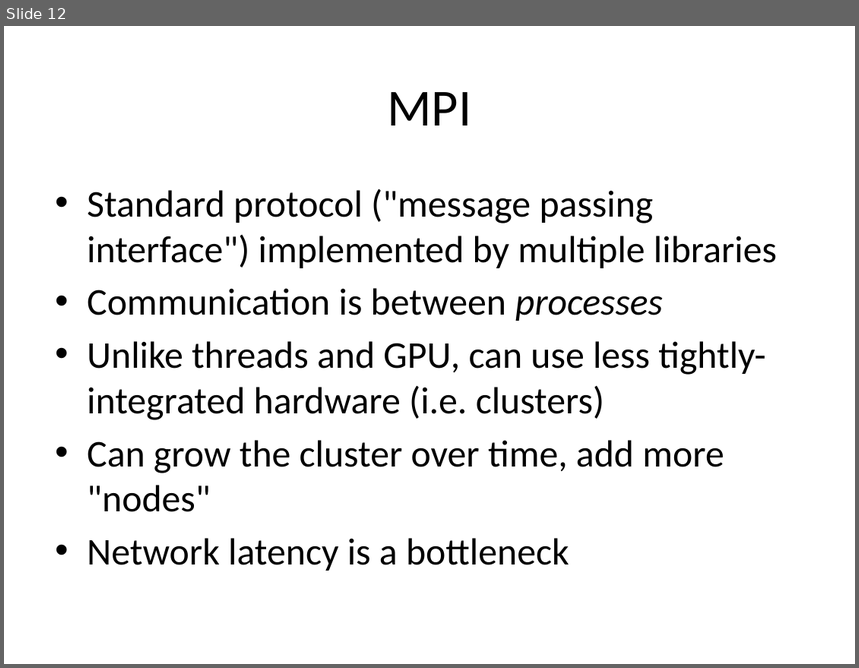
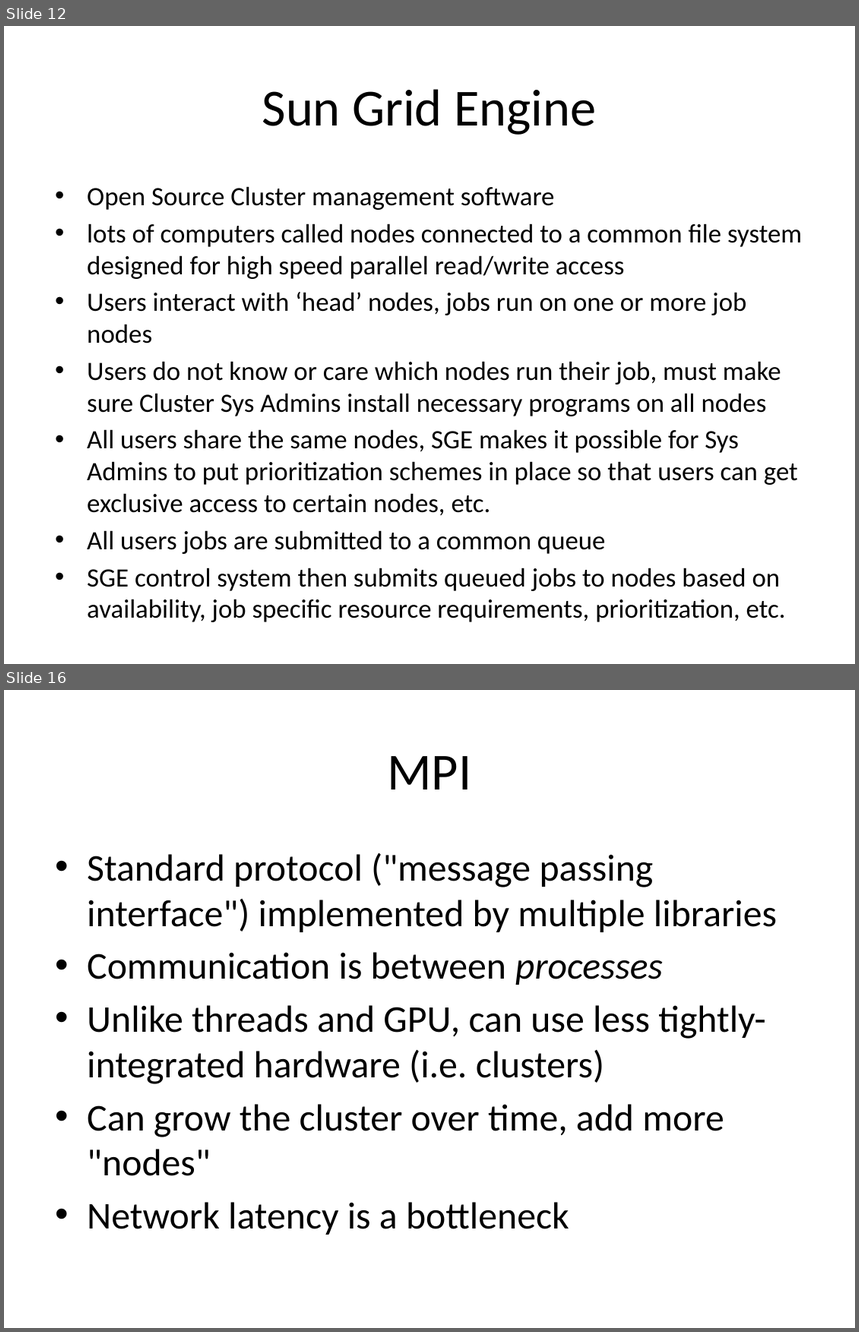
Before and after one commit to rvosa/ngs-workflows, a slide deck: doc/slides/day3/session3/Parallelization.pptx. Shown one above the other, each under a label of ours: slide 12 before the commit, slides 12 and 16 after it; the slides between them are not shown. The pictures are 859x668 and 859x1332 pixels, drawn with LibreOffice and Linux fonts; fonts in the diff are those of the drawing. Boxes give left, top, right and bottom in pixels: in the first picture for what was removed or moved away, otherwise in the second. Text is boxed around its words. In the diff, an @@ line names an element or a change of style, - is before the commit and + after.

Commit message:
added SGE slides

```diff
--- a/doc/slides/day3/session3/Parallelization.pptx
+++ b/doc/slides/day3/session3/Parallelization.pptx
@@ slide 12 added at bbox=[4, 26, 855, 664], background #FFFFFF @@
@@ title added at bbox=[262, 89, 596, 135], 44 pt, text #000000 @@
+Sun Grid Engine
@@ text added at bbox=[87, 186, 802, 591], 22.4 pt, text #000000 @@
+• Open Source Cluster management software
+• lots of computers called nodes connected to a common file system designed for high speed parallel read/write access
+• Users interact with ‘head’ nodes, jobs run on one or more job nodes
+• Users do not know or care which nodes run their job, must make sure Cluster Sys Admins install necessary programs on all nodes
+• All users share the same nodes, SGE makes it possible for Sys Admins to put prioritization schemes in place so that users can get exclusive access to certain nodes, etc.
+• All users jobs are submitted to a common queue
+• SGE control system then submits queued jobs to nodes based on availability, job specific resource requirements, prioritization, etc.
@@ what was slide 12 is now slide 16 @@
```
Also in this commit, not shown: 3 other slides added.
